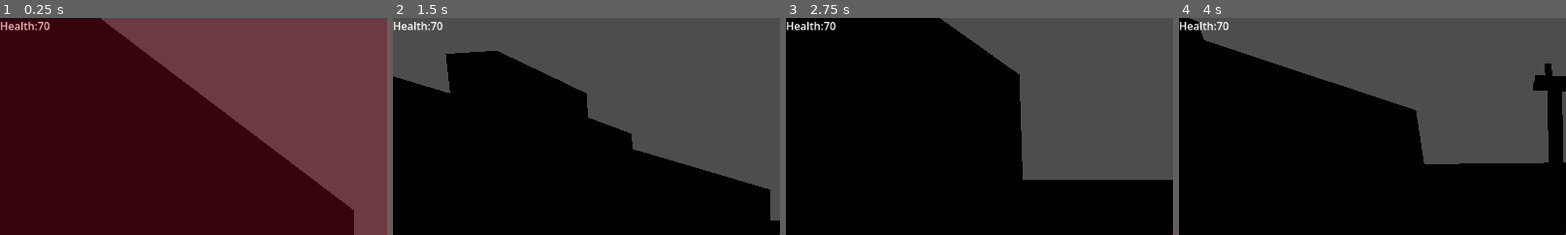
Above: before the commit, frames 1-4 (left to right).
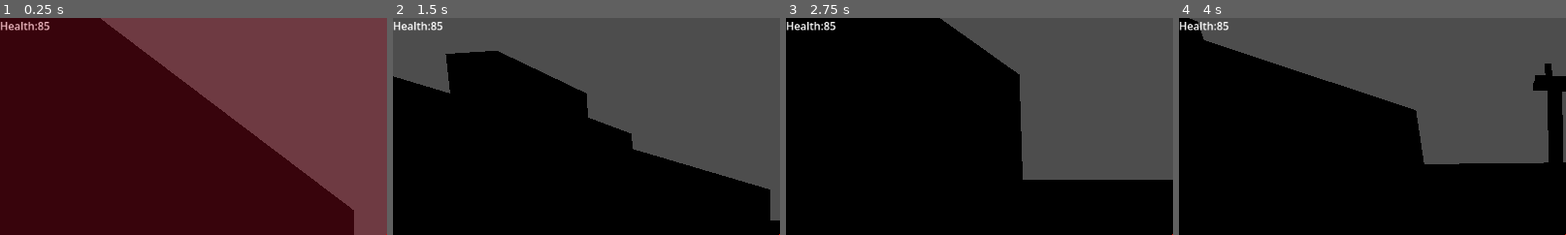
Above: after the commit, the same moments.

Repository: mohsin111111111/pkbg
Game: Godot game, scene res://bunker_level.tscn
The game is run twice, just before and just after one commit, with the same random seed, the same clock (stepped at 60 frames per second) and the same inputs. This scene is started directly instead of the project's main scene.
Inputs (mouse positions are % of the whole screen's width and height, from its top left):
- Up to frame 1 (0.25 s): no input
- Up to frame 2 (1.5 s): tap Enter (ui_accept) at 0.5, 0.77 s; move the mouse to (55, 50) at 0.52 s; hold Right mouse button (aim) 0.53-1.28 s; hold Up (ui_up) from 0.53 s (still down); click (55, 50) at 0.8 s; move the mouse to (45, 50) at 1.27 s; click (45, 50) at 1.35 s
- Up to frame 3 (2.75 s): keep holding Up (ui_up); tap Enter (ui_accept) at 1.52 s; right-click (45, 50) at 1.55 s; move the mouse to (52, 48) at 2.02 s; hold Right mouse button (aim) from 2.03 s (still down); click (52, 48) at 2.3 s
- Up to frame 4 (4 s): keep holding Up (ui_up); move the mouse to (49, 52) at 2.77 s; release Right mouse button (aim) at 2.78 s; tap E (interact) at 2.85 s; tap Enter (ui_accept) at 3.02, 3.77 s; right-click (49, 52) at 3.05 s; move the mouse to (57, 51) at 3.52 s; press the mouse at (57, 51) at 3.53 s
The pictures show only the part of the screen within x 0-50%, y 0-50%; the shares and areas given below are measured in that part.

The runs differ from the first frame. In frame 1, less than 0.1% of the frame differs, in the area x 9-13%, y 1-6%; in frame 2, less than 0.1%; in frame 3, less than 0.1%; in frame 4, less than 0.1%.

Commit message:
made sniper camera work and minor changes in envoirment

Diff:
--- a/player.gd
+++ b/player.gd
@@ -1,4 +1,5 @@
 extends CharacterBody3D
+
 enum WeaponType {LASER, SHOTGUN, SNIPER}
 var current_weapon = WeaponType.LASER
 var weapon_db = {
@@ -27,6 +28,7 @@
 
 const BASE_FOV = 75.0
 const AIM_FOV = 40.0
+const SNIPER_FOV = 15.0
 
 @onready var camera = $Camera3D
 @onready var raycast = $Camera3D/RayCast3D
@@ -34,6 +36,7 @@
 @onready var score_text = $HUD/ScoreText
 @onready var ammo_text = $HUD/AmmoText
 @onready var damage_overlay = $CanvasLayer/DamageOverlay
+@onready var sniper_scope = $HUD/SniperScope
 
 func _ready():
 	Input.set_mouse_mode(Input.MOUSE_MODE_CAPTURED)
@@ -56,12 +59,22 @@
 func _physics_process(delta):
 	if Input.is_action_just_pressed("ui_cancel"):
 		Input.set_mouse_mode(Input.MOUSE_MODE_VISIBLE)
-
 	if Input.is_action_pressed("aim"):
-		camera.fov = lerp(camera.fov, AIM_FOV, 10 * delta)
+		if current_weapon == WeaponType.SNIPER:
+			camera.fov = lerp(camera.fov, SNIPER_FOV, 12 * delta)
+			mouse_sensitivity = 0.0005
+			if sniper_scope:
+				sniper_scope.visible = true
+		else:
+			camera.fov = lerp(camera.fov, AIM_FOV, 10 * delta)
+			mouse_sensitivity = 0.002
+			if sniper_scope:
+				sniper_scope.visible = false
 	else:
 		camera.fov = lerp(camera.fov, BASE_FOV, 10 * delta)
-
+		mouse_sensitivity = 0.002
+		if sniper_scope:
+			sniper_scope.visible = false
 	if Input.is_action_pressed("shoot") and current_ammo > 0 and not is_reloading and can_shoot:
 		fire_weapon()
 	if (Input.is_action_just_pressed("reload") or (Input.is_action_just_pressed("shoot") and current_ammo <= 0)) and current_ammo < max_ammo and not is_reloading:
@@ -86,6 +99,7 @@
 		velocity.x = move_toward(velocity.x, 0, current_speed)
 		velocity.z = move_toward(velocity.z, 0, current_speed)
 	move_and_slide()
+
 func fire_weapon():
 	can_shoot = false
 	current_ammo -= 1
--- a/player.tscn
+++ b/player.tscn
@@ -69,6 +69,45 @@
 grow_vertical = 2
 color = Color(0.8376361, 0.053137094, 9.62615e-08, 1)
 
+[node name="SniperScope" type="ColorRect" parent="HUD" unique_id=1035884681]
+visible = false
+anchors_preset = 15
+anchor_right = 1.0
+anchor_bottom = 1.0
+grow_horizontal = 2
+grow_vertical = 2
+color = Color(0, 0, 0, 0)
+
+[node name="Horizontal" type="ColorRect" parent="HUD/SniperScope" unique_id=698416645]
+layout_mode = 1
+anchors_preset = 8
+anchor_left = 0.5
+anchor_top = 0.5
+anchor_right = 0.5
+anchor_bottom = 0.5
+offset_left = -30.0
+offset_top = -1.0
+offset_right = 30.0
+offset_bottom = 1.0
+grow_horizontal = 2
+grow_vertical = 2
+color = Color(0.16013229, 0.978118, 0.30105925, 1)
+
+[node name="Vertical" type="ColorRect" parent="HUD/SniperScope" unique_id=1973463145]
+layout_mode = 1
+anchors_preset = 8
+anchor_left = 0.5
+anchor_top = 0.5
+anchor_right = 0.5
+anchor_bottom = 0.5
+offset_left = -1.0
+offset_top = -30.0
+offset_right = 1.0
+offset_bottom = 30.0
+grow_horizontal = 2
+grow_vertical = 2
+color = Color(0.16013229, 0.978118, 0.30105925, 1)
+
 [node name="CanvasLayer" type="CanvasLayer" parent="." unique_id=1855481482]
 
 [node name="DamageOverlay" type="ColorRect" parent="CanvasLayer" unique_id=2012286949]
--- a/security_camera.gd
+++ b/security_camera.gd
@@ -3,7 +3,7 @@
 @onready var blink_timer = $BlinkTimer
 func _ready():
 	status_light.light_color = Color.WHITE
-func take_damage(amount):
+func take_damage(_amount):
 	print("Camera destroyed! The area is secure.")
 	queue_free()
 func _on_vision_zone_body_entered(body):
@@ -14,4 +14,4 @@
 		blink_timer.wait_time = 0.15
 func _on_blink_timer_timeout() -> void:
 	status_light.visible = not status_light.visible
-	pass # Replace with function body.
+	pass
--- a/tactical_guard.gd
+++ b/tactical_guard.gd
@@ -1,7 +1,7 @@
 extends CharacterBody3D
 
 var health = 3
-var gun_damage = 10
+var gun_damage = 5
 var tracer_scene = preload("res://tracer.tscn")
 var player = null
 var is_hiding = false
@@ -17,7 +17,7 @@
 
 	add_child(cover_timer)
 	cover_timer.timeout.connect(_on_cover_timer_timeout)
-	cover_timer.start(2.0)
+	cover_timer.start(2.5)
 
 func _physics_process(_delta):
 	if player == null:
